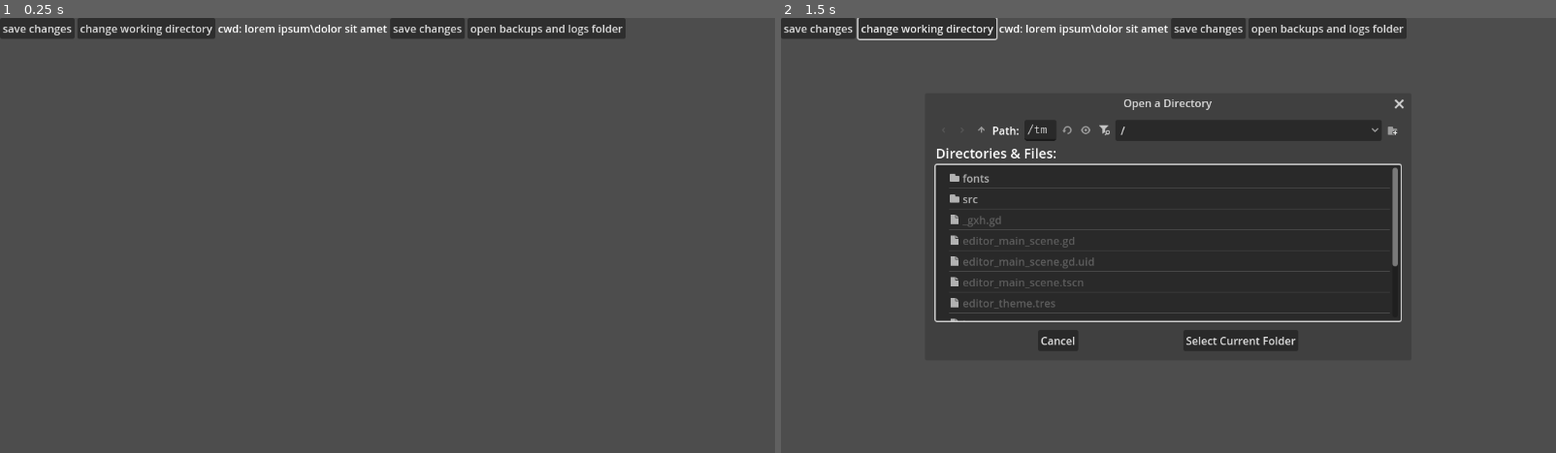
Above: before the commit, frames 1-2 (left to right).
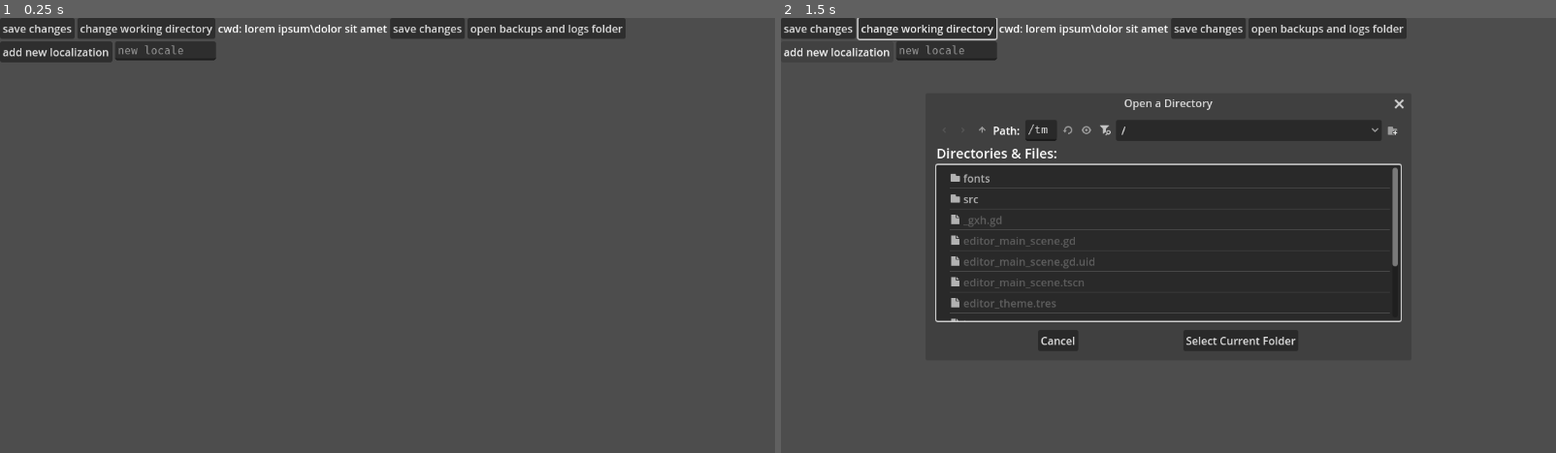
Above: after the commit, the same moments.

Repository: DazyLude/L10N-CSV-Editor
Game: Godot game, scene res://editor_main_scene.tscn
The game is run twice, just before and just after one commit, with the same random seed, the same clock (stepped at 60 frames per second) and the same inputs.
Inputs (mouse positions are in pixels of both pictures, inside the frame that each line leads up to):
- Up to frame 1 (0.25 s): no input
- Up to frame 2 (1.5 s): click "change working directory" at 0.5 s; click (835, 52) at 1.25 s, where only the run after the commit has a clickable "add new localization"

The runs differ from the first frame. In frame 1, 1.2% of the frame differs, in the area x 0-28%, y 5-11%; in frame 2, 1.4%, in the area x 0-56%, y 5-70%.

Commit message:
file creation

Diff:
--- a/editor_main_scene.gd
+++ b/editor_main_scene.gd
@@ -6,7 +6,6 @@
 const ERR_KEY_COLLISION := "Possible collisions found: %s. Move keys to files using the \"Files\" tab.";
 
 
-var block_input : bool = false;
 var data := CWDState.new();
 var status_strings : Array[String] = [];
 var editing_main : bool = true;
@@ -76,7 +75,8 @@
 
 	$Main/KeyInfo/AddNewKey.pressed.connect(add_key);
 	$Main/KeyInfo/RenameKey.pressed.connect(rename_key);
-	$Main/KeyInfo/AddNewLocalization.pressed.connect(add_locale);
+	$Main/LocaleInfo/AddNewLocalization.pressed.connect(add_locale);
+	$Main/FileInfo/AddFile.pressed.connect(create_new_file);
 
 
 func _notification(what: int) -> void:
@@ -244,30 +244,47 @@
 	provided_locales.text = "current locales: %s" % data.get_files_localizations(current_filelist);
 
 
+func create_new_file() -> void:
+	var create_new_file = FileDialog.new();
+	create_new_file.file_mode = FileDialog.FILE_MODE_SAVE_FILE;
+	create_new_file.access = FileDialog.ACCESS_FILESYSTEM;
+	create_new_file.current_dir = data.cwd_handle.get_current_dir();
+	create_new_file.close_requested.connect(close_file_dialog.bind(create_new_file));
+	create_new_file.file_selected.connect(finish_create_new_file.bind(create_new_file));
+
+	self.add_child(create_new_file);
+	create_new_file.popup_centered();
+
+
+func finish_create_new_file(file_path: String, dialog: FileDialog) -> void:
+	var path = dialog.current_file;
+	data.create_file(path);
+	close_file_dialog(dialog);
+	refresh_list_of_files();
+
+
 func change_folder() -> void:
-	block_input = true;
-
 	var choose_new_file = FileDialog.new();
 	choose_new_file.file_mode = FileDialog.FILE_MODE_OPEN_DIR;
 	choose_new_file.access = FileDialog.ACCESS_FILESYSTEM;
 	choose_new_file.current_dir = OS.get_executable_path();
-	choose_new_file.close_requested.connect(cancel_change_folder.bind(choose_new_file));
+	choose_new_file.close_requested.connect(close_file_dialog.bind(choose_new_file));
 	choose_new_file.dir_selected.connect(finish_change_folder.bind(choose_new_file));
 
 	self.add_child(choose_new_file);
 	choose_new_file.popup_centered();
 
 
-func cancel_change_folder(dialog: FileDialog) -> void:
+func close_file_dialog(dialog: FileDialog) -> void:
+	dialog.get_parent().remove_child(dialog);
 	dialog.hide();
-	dialog.free();
-	block_input = false;
+	dialog.queue_free();
 
 
 func finish_change_folder(dir: String, dialog: FileDialog) -> void:
 	PersistentData.last_working_directory = dir;
 	folder_change_util(dir)
-	cancel_change_folder(dialog);
+	close_file_dialog(dialog);
 
 
 func folder_change_util(path: String) -> void:
@@ -423,7 +440,8 @@
 
 
 func add_locale() -> void:
-	var new_locale = $Main/KeyInfo/LocaleEdit.text;
+	var locale_edit = $Main/LocaleInfo/LocaleEdit
+	var new_locale = locale_edit.text;
 
 	if data.current_file_idx == -1:
 		return;
@@ -435,6 +453,7 @@
 	if change_result == OK:
 		update_translation_data();
 		update_key_files();
+		locale_edit.text = "";
 
 
 func open_userdata() -> void:
--- a/editor_main_scene.tscn
+++ b/editor_main_scene.tscn
@@ -106,7 +106,7 @@
 
 [node name="RenameKey" type="Button" parent="Main/KeyInfo"]
 layout_mode = 2
-text = "add new key"
+text = "rename key"
 
 [node name="KeyEditLabel" type="Label" parent="Main/KeyInfo"]
 layout_mode = 2
@@ -119,21 +119,24 @@
 placeholder_text = "key edit"
 expand_to_text_length = true
 
-[node name="AddNewLocalization" type="Button" parent="Main/KeyInfo"]
+[node name="Warnings" type="Label" parent="Main/KeyInfo"]
+visible = false
+layout_mode = 2
+text = "warnings: none"
+
+[node name="LocaleInfo" type="HBoxContainer" parent="Main"]
+layout_mode = 2
+
+[node name="AddNewLocalization" type="Button" parent="Main/LocaleInfo"]
 layout_mode = 2
 text = "add new localization"
 
-[node name="LocaleEdit" type="LineEdit" parent="Main/KeyInfo"]
+[node name="LocaleEdit" type="LineEdit" parent="Main/LocaleInfo"]
 custom_minimum_size = Vector2(150, 0)
 layout_mode = 2
 size_flags_vertical = 0
 placeholder_text = "new locale"
 expand_to_text_length = true
-
-[node name="Warnings" type="Label" parent="Main/KeyInfo"]
-visible = false
-layout_mode = 2
-text = "warnings: none"
 
 [node name="Edit" type="TabContainer" parent="Main"]
 layout_mode = 2
--- a/src/cwd_state.gd
+++ b/src/cwd_state.gd
@@ -36,6 +36,15 @@
 	table_data[file_idx] = FileData.open_at(cwd_files[file_idx]);
 
 
+func create_file(file_path: String) -> void:
+	if file_path in cwd_files:
+		return;
+
+	var full_path = cwd_handle.get_current_dir().path_join(file_path);
+	cwd_files.push_back(full_path);
+	table_data[cwd_files.size() - 1] = FileData.create_file(full_path);
+
+
 func save_file(file_idx: int) -> void:
 	table_data[file_idx].save_current();
 
@@ -131,7 +140,7 @@
 
 	register_change(CompositeChange.create_new(current_file_idx, key));
 
-	register_key(PackedStringArray(), 0, current_file_idx, []);
+	register_key(PackedStringArray([key]), 0, current_file_idx, []);
 
 	return OK;
 
--- a/src/file_data.gd
+++ b/src/file_data.gd
@@ -227,6 +227,7 @@
 	file_data.path = file_path;
 
 	if FileAccess.file_exists(file_path):
+		push_error("error when creating new file (%s): file exists" % file_path);
 		return null;
 
 	var handle = FileAccess.open(file_path, FileAccess.WRITE);
